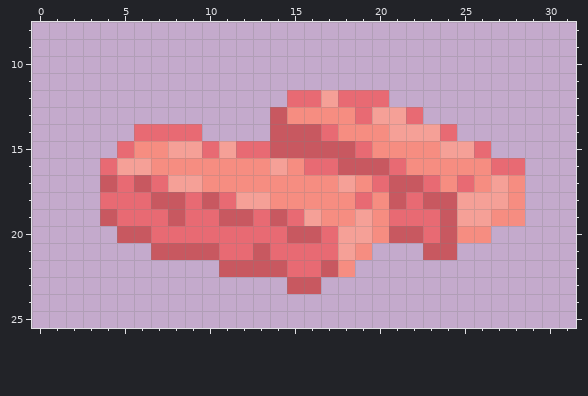
Two states of a pixel-art sprite, gfx/commodities/bricks.png. The picture above was drawn from the file before the commit.
The file is 32x32 pixels. Shown: x 0..31, y 8..25.
After:
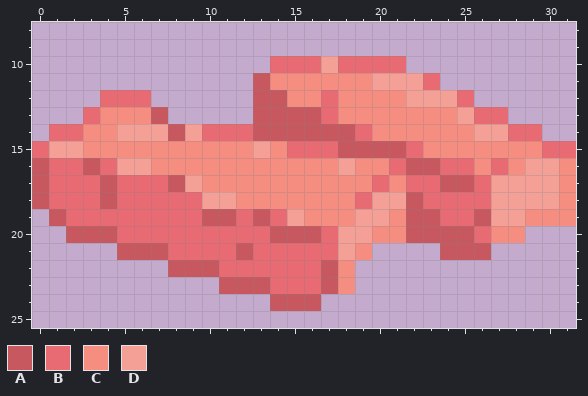
Palette (. is transparent): A #c85860  B #e86a73  C #f68d81  D #f5a097
The exact change:
Changed rows in their new state; - is an unchanged pixel.
first column x 0:
10 --------------BBBDBBBB----------
11 -------------ACCCCCCDDDB--------
12 ----BBB------AACCBCCCCDDDB------
13 ---BCCCA-----A-AAB-CCCCCCDBB----
14 -BBCCDDDADBBBA---AAB-CCCCCDDBB--
15 BDDCCC--CCCCCDCBBB-AAAB-CCCCCCBB
16 ABBA----------C-CCDCC-AABB--CDDC
17 ABBB--B-A---------C--CB-AAB-DDDC
18 ABBBA--BB-DDCC------DDABBBB-DDDC
19 -ABBB---B-A-BABDC---DCAABBADDCCC
20 --AAABB-------A------C-A-ABCC---
21 -----AA-BBB-AB---------.-AA-----
22 --------AAABBBB-----------------
23 -----------AAABBBAC-------------
24 --------------AAA---------------
Pixel boxes of the changes (left, top, right, bottom) in both pictures:
changed: (32, 56, 576, 311)
